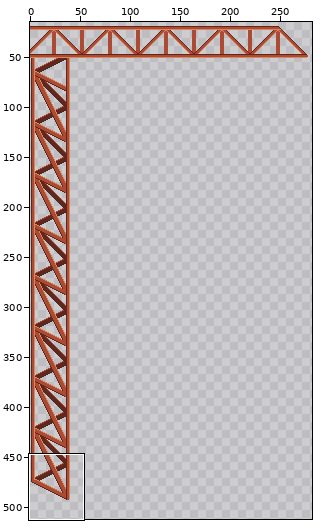
Pixel-art file, stored at Assets/ArtAssets/Crane.aseprite. Above: a wide view before the commit, with the close-up outlined.
Close-up. Before:
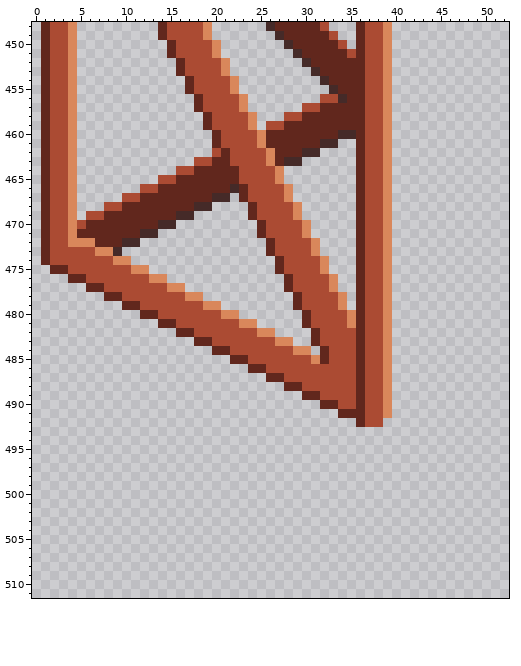
288x512 pixels, 1 frame. Shown: x 0..52, y 448..511. The wide view leaves out empty margins. The commit also changed other parts of the picture, which this record leaves out.
After the commit:
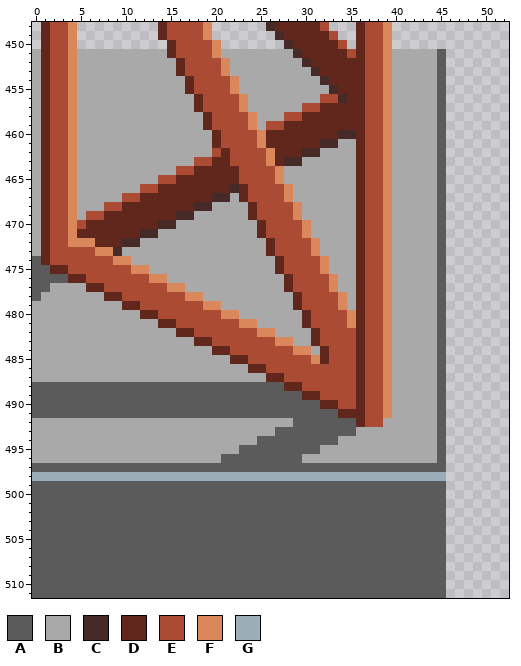
Palette (. is transparent): A #5b5b5b  B #a9a9a9  C #452a28  D #61271d  E #ab4b33  F #d9875b  G #9badb7
Diff:
layer "Layer 1" added
Layer "Layer 1":
Colour A is added in rows 451 to 473 at x 45; in row 474 at x 0 and 45; in row 475 at x 0 to 1 and 45; in row 476 at x 0 to 3 and 45; in row 477 at x 0 to 1 and 45; in row 478 at x 0 and 45.
Colour A is added in rows 479 to 487 at x 45; in row 488 at x 0 to 27 and 45; in row 489 at x 0 to 29 and 45; in row 490 at x 0 to 31 and 45; in row 491 at x 0 to 33 and 45; in row 492 at x 29 to 35 and 45.
Colour A is added in row 493 at x 27 to 35 and 45; in row 494 at x 25 to 33 and 45; in row 495 at x 23 to 31 and 45; in row 496 at x 21 to 29 and 45; in row 497 at x 0 to 45; in rows 499 to 511 at x 0 to 45.
Colour B is added in row 451 at x 0, 5 to 14, 21 to 28 and 40 to 44; in row 452 at x 0, 5 to 15, 22 to 29 and 40 to 44; in row 453 at x 0, 5 to 15, 22 to 30 and 40 to 44; in row 454 at x 0, 5 to 16, 23 to 31 and 40 to 44; in row 455 at x 0, 5 to 16, 23 to 32 and 40 to 44; in row 456 at x 0, 5 to 17, 24 to 31 and 40 to 44.
Colour B is added in row 457 at x 0, 5 to 17, 24 to 29 and 40 to 44; in row 458 at x 0, 5 to 18, 25 to 27 and 40 to 44; in row 459 at x 0, 5 to 18, 25 and 40 to 44; in row 460 at x 0, 5 to 19 and 40 to 44; in row 461 at x 0, 5 to 19, 34 to 35 and 40 to 44; in row 462 at x 0, 5 to 19, 32 to 35 and 40 to 44.
Colour B is added in row 463 at x 0, 5 to 17, 30 to 35 and 40 to 44; in row 464 at x 0, 5 to 15, 28 to 35 and 40 to 44; in row 465 at x 0, 5 to 13, 28 to 35 and 40 to 44; in row 466 at x 0, 5 to 11, 29 to 35 and 40 to 44; in row 467 at x 0, 5 to 9, 22, 29 to 35 and 40 to 44; in row 468 at x 0, 5 to 7, 20 to 23, 30 to 35 and 40 to 44.
Colour B is added in row 469 at x 0, 5, 18 to 23, 30 to 35 and 40 to 44; in row 470 at x 0, 16 to 24, 31 to 35 and 40 to 44; in row 471 at x 0, 14 to 24, 31 to 35 and 40 to 44; in row 472 at x 0, 12 to 25, 32 to 35 and 40 to 44; in row 473 at x 0, 10 to 25, 32 to 35 and 40 to 44; in row 474 at x 11 to 26, 33 to 35 and 40 to 44.
Colour B is added in row 475 at x 13 to 26, 33 to 35 and 40 to 44; in row 476 at x 15 to 27, 34 to 35 and 40 to 44; in row 477 at x 2 to 5, 17 to 27, 34 to 35 and 40 to 44; in row 478 at x 1 to 7, 19 to 28, 35 and 40 to 44; in row 479 at x 0 to 9, 21 to 28, 35 and 40 to 44; in row 480 at x 0 to 11, 23 to 29 and 40 to 44.
Colour B is added in row 481 at x 0 to 13, 25 to 29 and 40 to 44; in row 482 at x 0 to 15, 27 to 30 and 40 to 44; in row 483 at x 0 to 17, 29 to 30 and 40 to 44; in row 484 at x 0 to 19, 31 and 40 to 44; in row 485 at x 0 to 21 and 40 to 44; in row 486 at x 0 to 23 and 40 to 44.
Colour B is added in row 487 at x 0 to 25 and 40 to 44; in rows 488 to 491 at x 40 to 44; in row 492 at x 0 to 28 and 39 to 44; in row 493 at x 0 to 26 and 36 to 44; in row 494 at x 0 to 24 and 34 to 44; in row 495 at x 0 to 22 and 32 to 44.
Colour B is added in row 496 at x 0 to 20 and 30 to 44.
Colour G is added in row 498 at x 0 to 45.
Changed places in both close-ups, as pixel boxes (x1, y1, x2, y2):
added: (32, 49, 446, 598)
